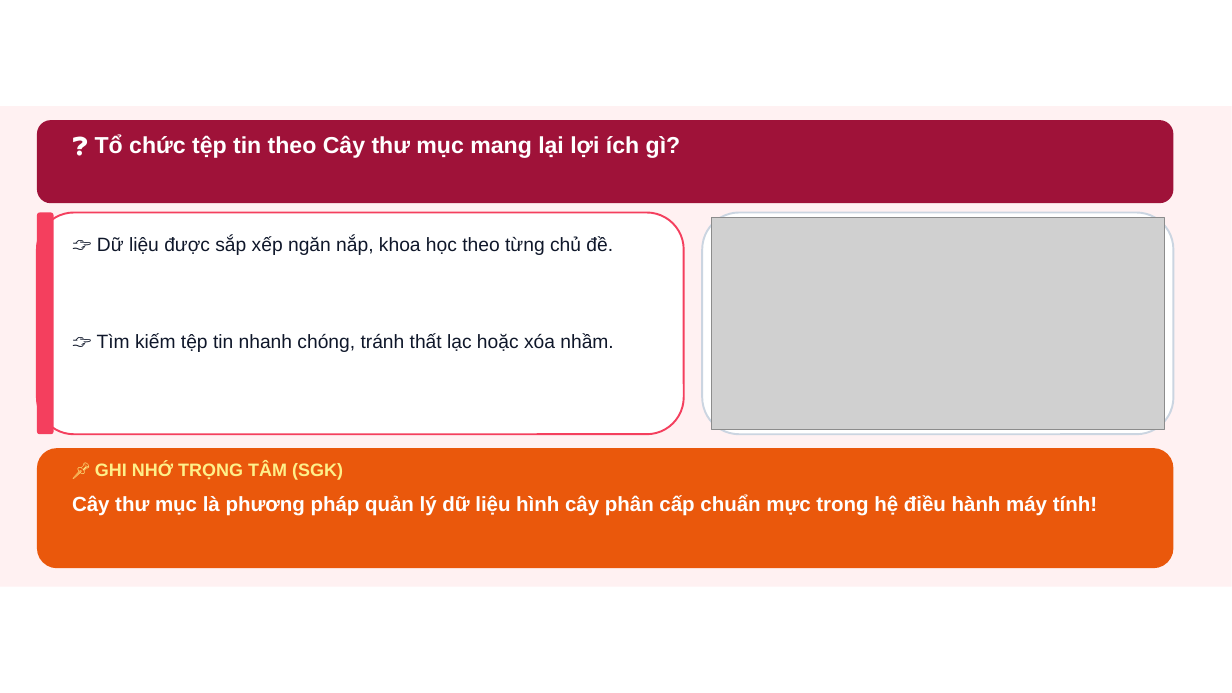
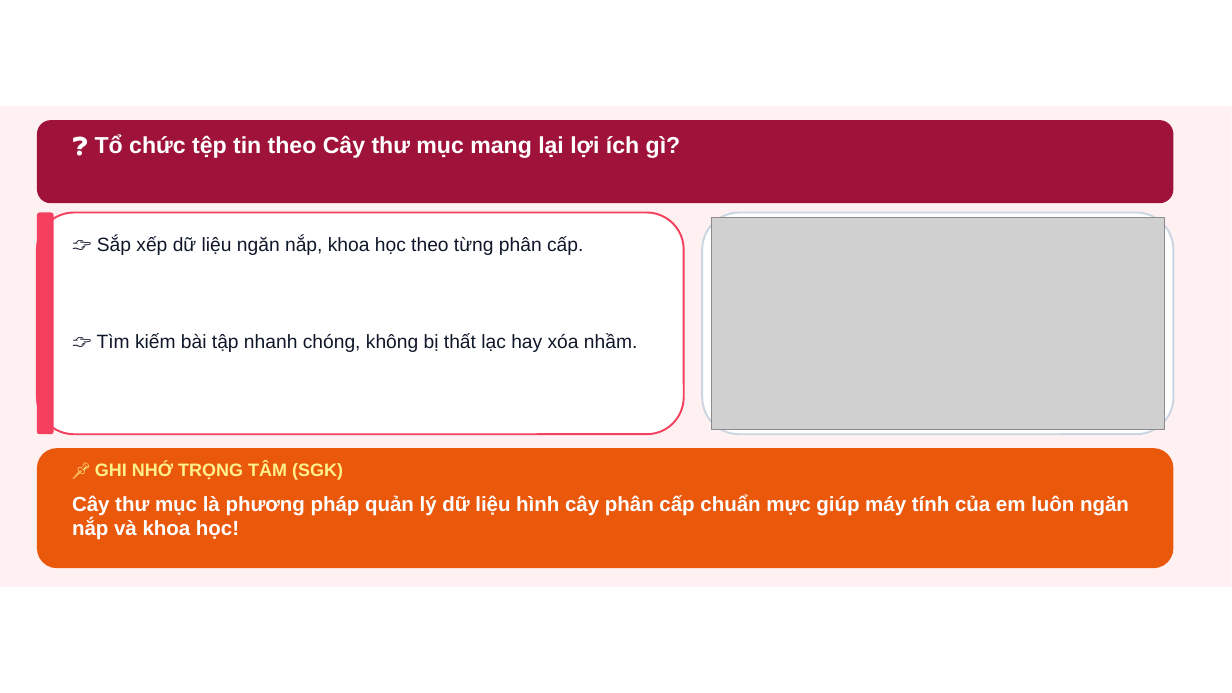
Before and after one commit to dinhnguyenhnue/UNIGO, a slide deck: slide 6 of KHBD_Tin_học/Lớp_5/Tuần_04/Slide_Tin_hoc_Lớp_5_Tiet04_Bai_4_Cay_thu_muc.pptx (slide 5 before the commit). Drawn at 1232x693 pixels with LibreOffice and Linux fonts; fonts in the diff are those of the drawing; grey boxes stand for pictures; background and template pictures are left out. Boxes give left, top, right and bottom in pixels: in the first picture for what was removed or moved away, otherwise in the second. Text is boxed around its words. In the diff, an @@ line names an element or a change of style, - is before the commit and + after.

```diff
--- a/KHBD_Tin_học/Lớp_5/Tuần_04/Slide_Tin_hoc_Lớp_5_Tiet04_Bai_4_Cay_thu_muc.pptx
+++ b/KHBD_Tin_học/Lớp_5/Tuần_04/Slide_Tin_hoc_Lớp_5_Tiet04_Bai_4_Cay_thu_muc.pptx
@@ text at <box>97,236,583,255</box>: text changed @@
-👉 Dữ liệu được sắp xếp ngăn nắp, khoa học theo từng chủ đề.
+👉 Sắp xếp dữ liệu ngăn nắp, khoa học theo từng phân cấp.
@@ text at <box>97,333,637,352</box>: text changed @@
-👉 Tìm kiếm tệp tin nhanh chóng, tránh thất lạc hoặc xóa nhầm.
+👉 Tìm kiếm bài tập nhanh chóng, không bị thất lạc hay xóa nhầm.
@@ text at <box>72,495,1129,540</box>: text changed @@
-Cây thư mục là phương pháp quản lý dữ liệu hình cây phân cấp chuẩn mực trong hệ điều hành máy tính!
+Cây thư mục là phương pháp quản lý dữ liệu hình cây phân cấp chuẩn mực giúp máy tính của em luôn ngăn nắp và khoa học!
```
Also in this commit, not shown: 4 other slides changed, 2 slides added, 1 slide removed, 13 other files.
